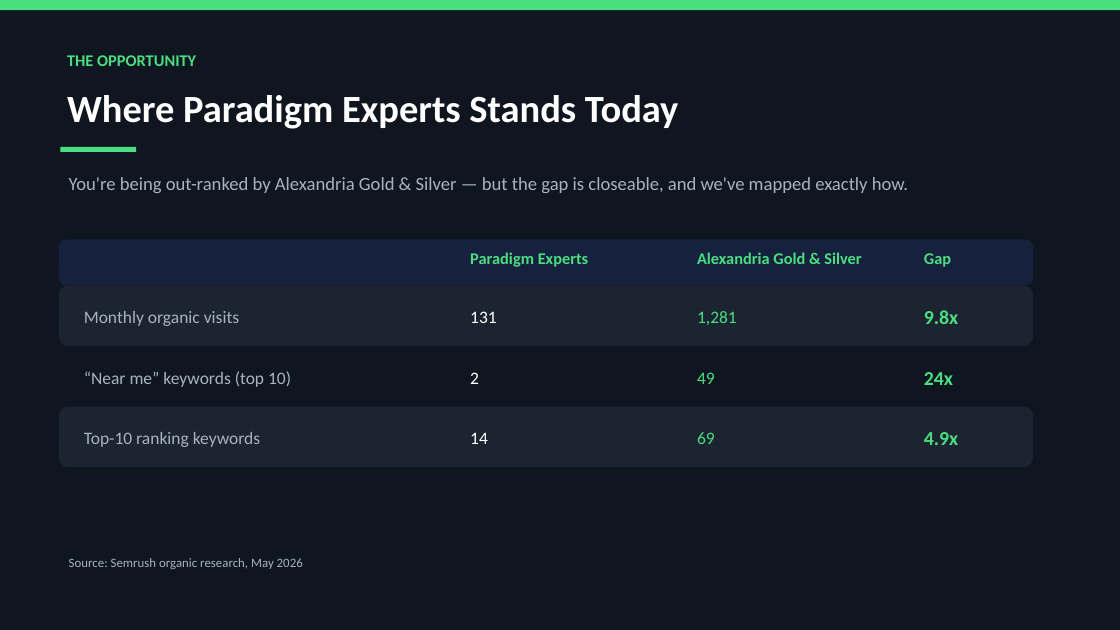
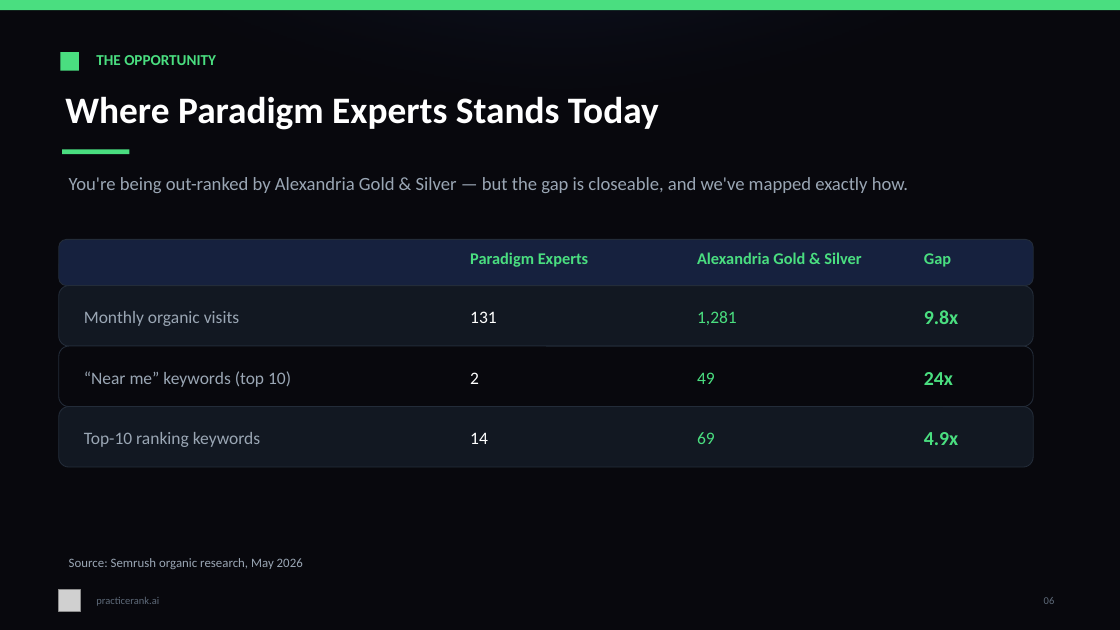
Before and after one commit to sathvik-vadlakunta/inCentivee, a slide deck: slide 6 of deliverables/PracticeRank-SEO-Strategy-Paradigm-Experts.pptx. Drawn at 1120x630 pixels with LibreOffice and Linux fonts; fonts in the diff are those of the drawing; grey boxes stand for pictures. Boxes give left, top, right and bottom in pixels: in the first picture for what was removed or moved away, otherwise in the second. Text is boxed around its words. In the diff, an @@ line names an element or a change of style, - is before the commit and + after.

Commit message:
deck: rebrand to practicerank.ai dark mode (near-black + radial glows + green)
Match the site's dark aesthetic and elevate: #08080d base, soft radial navy
glow (top) + faint green corner glow via soft-edge ellipses, subtle card
borders, green tick + accent rule on section headings, per-slide footer with
logo mark + page number. Refined palette (white 86%/muted/faint text).

```diff
--- a/deliverables/PracticeRank-SEO-Strategy-Paradigm-Experts.pptx
+++ b/deliverables/PracticeRank-SEO-Strategy-Paradigm-Experts.pptx
@@ rectangle at box(0, 0, 1120, 630): fill #0F1620 to #08080D @@
@@ ellipse added at box(0, 0, 1120, 155), fill #16213E at 46% opacity @@
@@ rectangle added at box(60, 52, 79, 71), fill #4ADE80 @@
@@ text "THE OPPORTUNITY": place and size @@
-text "THE OPPORTUNITY" at box(67, 55, 196, 66)
+text "THE OPPORTUNITY" at box(96, 55, 216, 65)
@@ text "THE OPPORTUNITY" at box(96, 55, 216, 65): size 14 to 13 pt @@
@@ text "Where Paradigm Experts Stands Today" at box(65, 96, 659, 130): size 33 to 32 pt @@
@@ rectangle: place and size @@
-rectangle at box(60, 147, 136, 152)
+rectangle at box(62, 150, 129, 155)
@@ rounded rectangle at box(59, 239, 1033, 286): outline none to #232C39 0.75 pt @@
@@ rounded rectangle at box(59, 286, 1033, 346): fill #1B2430 to #121822; outline none to #232C39 0.75 pt @@
@@ rounded rectangle at box(59, 346, 1033, 407): fill #0F1620 to #08080D; outline none to #232C39 0.75 pt @@
@@ rounded rectangle at box(59, 407, 1033, 467): fill #1B2430 to #121822; outline none to #232C39 0.75 pt @@
@@ text colour #A8B3C2 to #9AA6B4 in 3 elements at box(69, 177, 908, 193), box(84, 371, 291, 387), box(69, 558, 303, 569) @@
@@ picture added at box(59, 590, 81, 612) @@
@@ text added at box(96, 597, 159, 606), 9 pt, text #5E6A79 @@
+practicerank.ai
@@ text added at box(1044, 597, 1055, 604), 9 pt, text #5E6A79 @@
+06
```
Also in this commit, not shown: 12 other slides changed, 1 other file.
